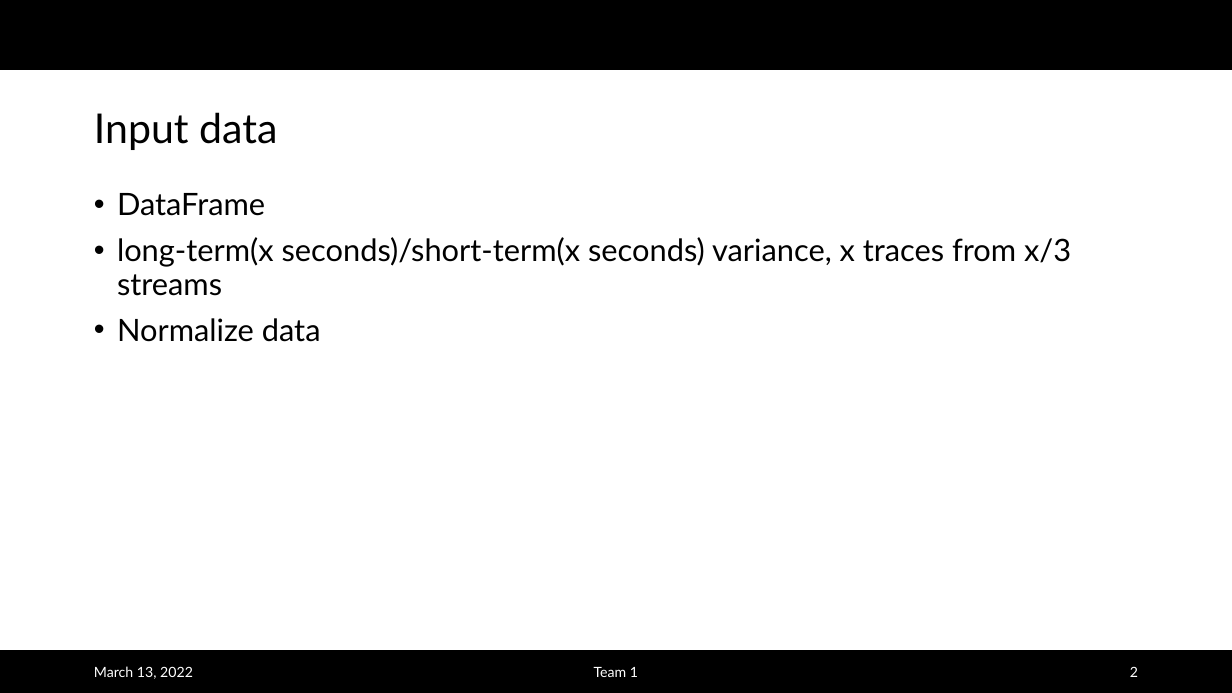
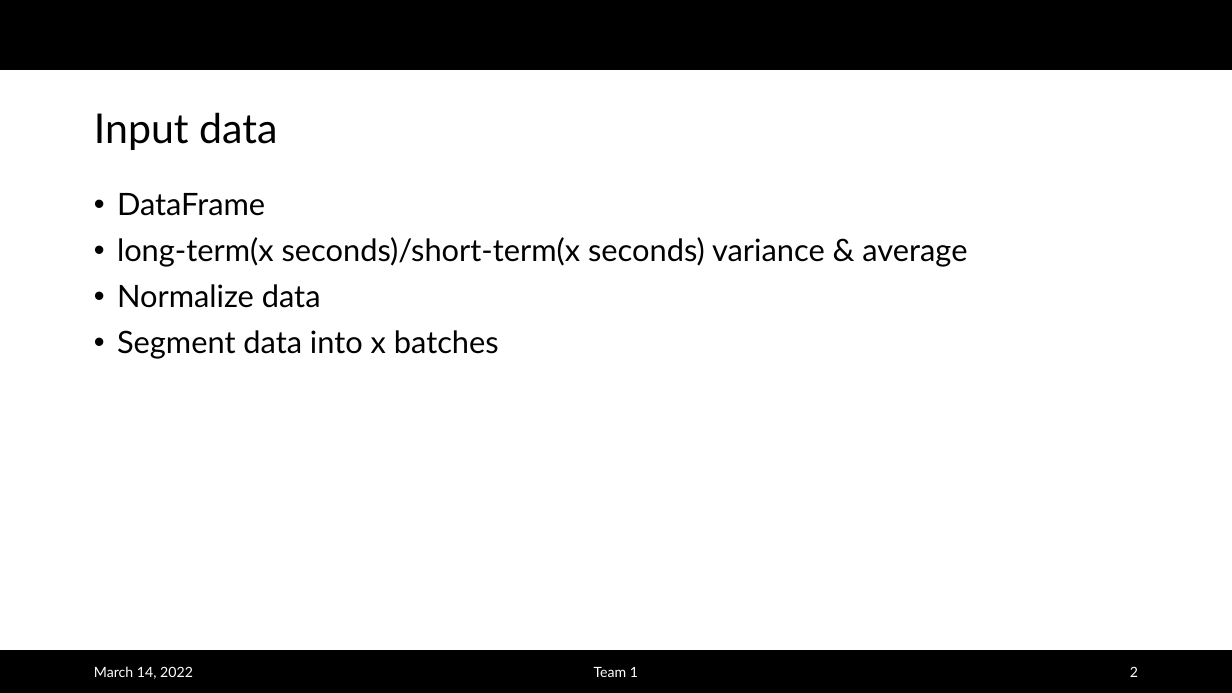
Before and after one commit to albertlk/grillochallenge, a slide deck: slide 2 of Challenge_Team1.pptx. Drawn at 1232x693 pixels with LibreOffice and Linux fonts; fonts in the diff are those of the drawing; background and template pictures are left out. Boxes give left, top, right and bottom in pixels: in the first picture for what was removed or moved away, otherwise in the second. Text is boxed around its words. In the diff, an @@ line names an element or a change of style, - is before the commit and + after.

```diff
--- a/Challenge_Team1.pptx
+++ b/Challenge_Team1.pptx
@@ text at [117,237,967,267]: text changed @@
-• long-term(x seconds)/short-term(x seconds) variance, x traces from x/3 streams
+• long-term(x seconds)/short-term(x seconds) variance & average
@@ text at [117,330,499,359]: paragraph added @@
+• Segment data into x batches
@@ text at [94,666,193,679]: text changed @@
-March 13, 2022
+March 14, 2022
```
Also in this commit, not shown: 3 other slides changed, 2 slides removed.
